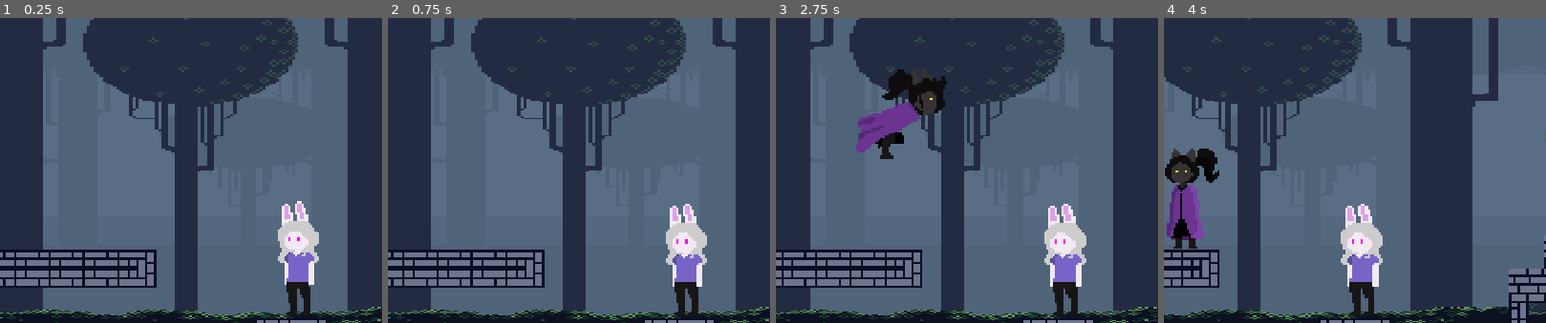
Above: before the commit, frames 1-4 (left to right).
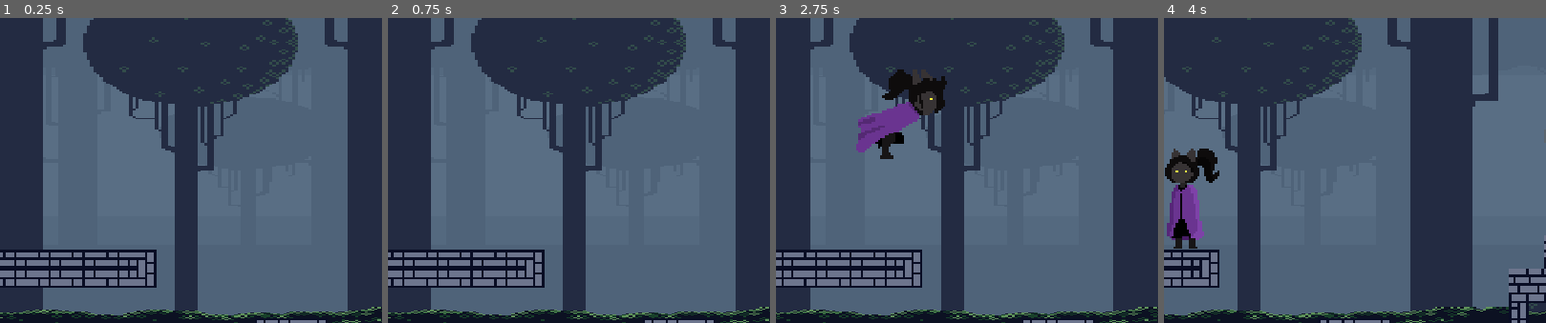
Above: after the commit, the same moments.

Repository: NashwanAndayuri/Nikki
Game: Godot game, scene res://scenes/test_level.tscn
The game is run twice, just before and just after one commit, with the same random seed, the same clock (stepped at 60 frames per second) and the same inputs.
Inputs:
- Up to frame 1 (0.25 s): no input
- Up to frame 2 (0.75 s): hold C (C) from 0.53 s (still down)
- Up to frame 3 (2.75 s): tap A (a) at 0.8, 1.35 s; release C (C) at 1.28 s; tap D (d) at 1.55 s; hold D (d) from 2.03 s (still down); tap Space (spc) at 2.3 s
- Up to frame 4 (4 s): release D (d) at 2.78 s; tap Space (spc) at 2.85 s; tap C (C) at 3.05 s; hold C (C) from 3.53 s (still down); tap A (a) at 3.8 s
The pictures show only the part of the screen within x 26-76%, y 38-88%; the shares and areas given below are measured in that part.

The runs differ from the first frame. In frame 1, 2.6% of the frame differs, in the area x 72-84%, y 60-98%; in frame 2, 2.6%; in frame 3, 2.7%, in the area x 70-82%, y 60-98%; in frame 4, 2.6%.

Commit message:
updated player mechanics

Diff:
--- a/objects/player/SwingSwong.gd
+++ b/objects/player/SwingSwong.gd
@@ -8,9 +8,6 @@
 @export var max_radius: float = 512
 @export var tetherForceFactor= 0.25
 
-var anchorPos : Vector2
-
-var is_grappling: bool
 
 func _ready():
 	add_to_group("grappling-hook-system")
@@ -18,7 +15,6 @@
 	player_anchor.visible = false
 
 var player_original_parent: Node = null
-var rope_original_parent: Node = null
 
 func attach_player(player: Node2D) -> int:
 	if self.global_position.distance_to(player.global_position) > max_radius or player_original_parent != null:
@@ -28,31 +24,30 @@
 		var playerPos= player.position
 		var tetherDir = anchorPos-playerPos
 		var tetherDistance = anchorPos.distance_to(player.global_position)
-
 		var tetherXVelocity = tetherDir.x*tetherForceFactor
 		player.velocity.x+=tetherXVelocity
 		var tetherYVelocity = tetherDir.y*tetherForceFactor
 		player.velocity.y+=tetherYVelocity
-		print(tetherDir)
 
 
 	#player_original_parent = player.get_parent()
 	#player_anchor.global_position = player.global_position # Set the player_anchor to the player's global position
 	#player.reparent(player_anchor) # Make the player a child of player_anchor
 	#player.position = Vector2.ZERO
-	rope_original_parent = rope.get_parent()
-	rope.points[0] = rope.to_local($Anchor.global_position)
-	rope.points[1] = rope.to_local(player.global_position)
+	rope.visible = true
+	if rope.visible:
+		rope.points[0] = rope.to_local($Anchor.global_position)
+		rope.points[1] = rope.to_local(player.global_position)
 
-	rope.visible = true
+
 	player_anchor.visible = true
 	return 0
 
-func anchor_position(player: Node2D) -> Vector2:
+func get_anchor_point(player: Node2D) -> Vector2:
+	var point = Vector2(0,0)
 	if player.position.x < self.global_position.x+256 and player.position.x >= self.global_position.x-256:
-		var anchorPos= $Anchor.global_position
-
-	return anchorPos
+		point= $Anchor.global_position
+	return point
 
 func detach_player(player: Node2D) -> int:
 	if player_original_parent == null:
@@ -67,7 +62,8 @@
 
 # Process to handle player input and swinging
 func _physics_process(_delta):
-	#if rope.visible:
+	if rope.visible:
+		pass
 		# Use to_local() to correctly map global positions into Line2D local space
 		#rope.points[0] = rope.to_local($Anchor.global_position)
 		#rope.points[1] = rope.to_local(player_anchor.global_position)
--- a/scenes/test_level.tscn
+++ b/scenes/test_level.tscn
@@ -1116,7 +1116,7 @@
 [node name="next_level_point" type="Node" parent="." unique_id=1257338727]
 
 [node name="NextLevel2" parent="next_level_point" unique_id=964769443 instance=ExtResource("8_ahbqi")]
-position = Vector2(657, 643.00006)
+position = Vector2(4131.9995, 305)
 scale = Vector2(-5, 5)
 
 [node name="player" parent="." unique_id=1671881700 instance=ExtResource("5_tmr53")]
--- a/scripts/player.gd
+++ b/scripts/player.gd
@@ -9,15 +9,11 @@
 var is_grappling: bool = false
 var is_grounded = true
 var is_moving: bool
-var grapable: bool
-var  pos_last_grapple: Vector2
+var grapable: bool = false
+var grappling: bool = false
+var lastHookedPosition : Vector2
 
 
-func is_grapable():
-	grapable = true
-
-func is_nnot_grapable():
-	grapable = false
 
 func animation():
 	var right = Input.is_action_pressed("d")
@@ -59,6 +55,7 @@
 			velocity.x = 0
 
 
+
 func jump():
 	var jump = Input.is_action_just_pressed("spc")
 
@@ -67,26 +64,38 @@
 		velocity.y = jump_speed
 		sprite.play("jump")
 
+
+#
 func _physics_process(delta: float) -> void:
 	# Add the gravity
 	if not is_on_floor():
 		velocity = velocity + get_gravity() * delta * 2
 
 	if Input.is_action_just_pressed("C"):
+		var hookdistance = 512
+		print("c pressed")
+		for hook in get_tree().get_nodes_in_group("grappling-hook-system"):
+			var newDistance =self.position.distance_to(hook.position)
+			if newDistance<hookdistance:
+				hookdistance=newDistance
+				lastHookedPosition = hook.position
+		print(lastHookedPosition)
 
+
+	if Input.is_action_pressed("C"):
 		for grappling_hook_system in get_tree().get_nodes_in_group("grappling-hook-system"):
-			var success = grappling_hook_system.attach_player(self)
-			var a = grappling_hook_system.anchorPos
-			print(a)
+			var success : int
+			if grappling_hook_system.position != lastHookedPosition:
+				success = grappling_hook_system.detach_player(self)
+			else:
+				success = grappling_hook_system.attach_player(self)
 			if success == 0:
 				break
-	elif Input.is_action_just_released("C"):
-		grapable = true
-		is_grappling = false
+
+	elif Input.is_action_just_pressed("C"):
 		for grappling_hook_system in get_tree().get_nodes_in_group("grappling-hook-system"):
 			var success = grappling_hook_system.detach_player(self)
 			if success == 0:
-
 				break
 
 	if not is_grappling:
Not shown: 1 places in objects/player/player.tscn that only renumber resources
